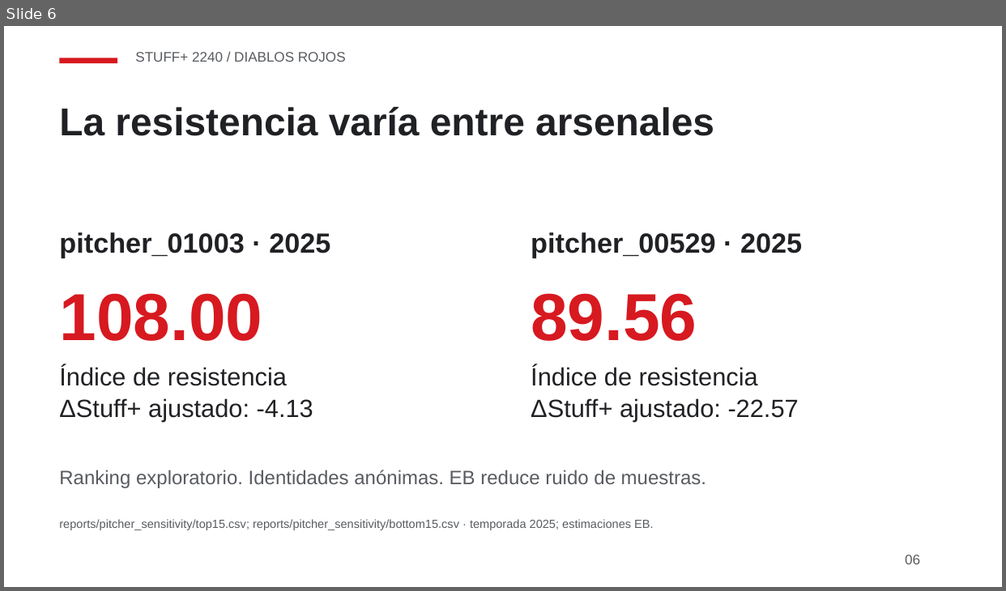
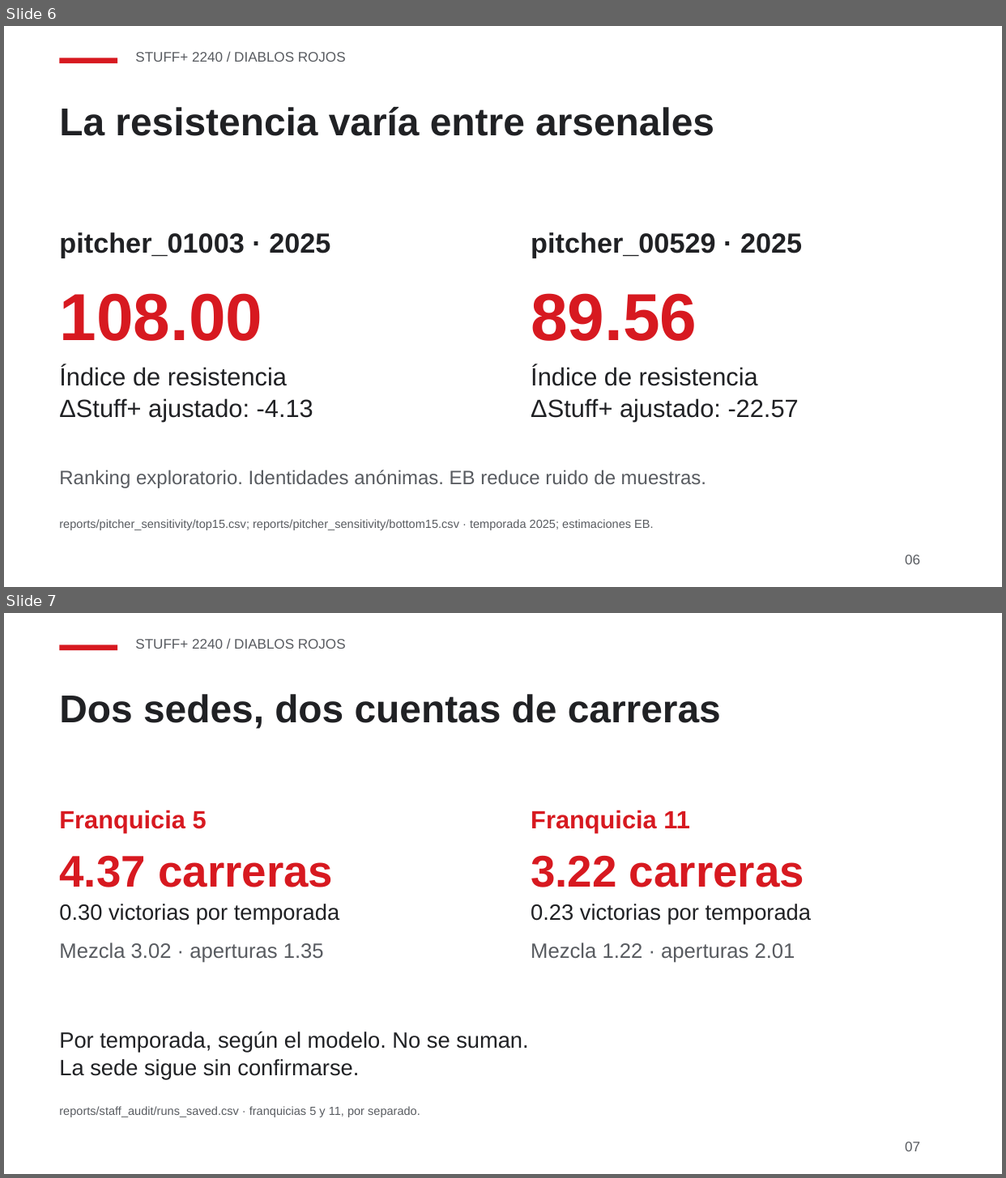
Before and after one commit to JoahanMorales/fuzzy-octo-pancake-DIABLOS-ROJOS-MLB, a slide deck: demo/deck/stuffplus2240.pptx. Shown one above the other, each under a label of ours: slide 6 before the commit, slides 6 and 7 after it. The pictures are 1006x591 and 1006x1178 pixels, drawn with LibreOffice and Linux fonts; fonts in the diff are those of the drawing. Boxes give left, top, right and bottom in pixels: in the first picture for what was removed or moved away, otherwise in the second. Text is boxed around its words. In the diff, an @@ line names an element or a change of style, - is before the commit and + after.

```diff
--- a/demo/deck/stuffplus2240.pptx
+++ b/demo/deck/stuffplus2240.pptx
@@ slide 7 added at [4,613,1002,1174], background #FFFFFF @@
@@ rectangle added at [60,645,117,651], fill #D71920 @@
@@ text added at [135,639,346,649], 10 pt, text #585B60 @@
+STUFF+ 2240 / DIABLOS ROJOS
@@ text added at [59,694,721,729], 28 pt, text #202124, bold @@
+Dos sedes, dos cuentas de carreras
@@ text added at [59,810,206,833], 18 pt, text #D71920, bold @@
+Franquicia 5
@@ text added at [530,810,690,833], 18 pt, text #D71920, bold @@
+Franquicia 11
@@ text added at [59,855,333,888], 32 pt, text #D71920, bold @@
+4.37 carreras
@@ text added at [530,855,804,888], 32 pt, text #D71920, bold @@
+3.22 carreras
@@ text added at [59,904,340,925], 16 pt, text #202124 @@
+0.30 victorias por temporada
@@ text added at [530,904,812,925], 16 pt, text #202124 @@
+0.23 victorias por temporada
@@ text added at [59,943,324,963], 15 pt, text #585B60 @@
+Mezcla 3.02 · aperturas 1.35
@@ text added at [530,943,795,963], 15 pt, text #585B60 @@
+Mezcla 1.22 · aperturas 2.01
@@ text added at [59,1032,528,1052], 16 pt, text #202124 @@
+Por temporada, según el modelo. No se suman.
@@ text added at [59,1059,359,1080], 16 pt, text #202124 @@
+La sede sigue sin confirmarse.
@@ text added at [59,1106,420,1118], 8.5 pt, text #585B60 @@
+reports/staff_audit/runs_saved.csv · franquicias 5 y 11, por separado.
@@ text added at [905,1142,920,1152], 10 pt, text #585B60 @@
+07
```
Also in this commit, not shown: 4 slides changed, 1 other slide added, 2 slides removed, 9 other files.
